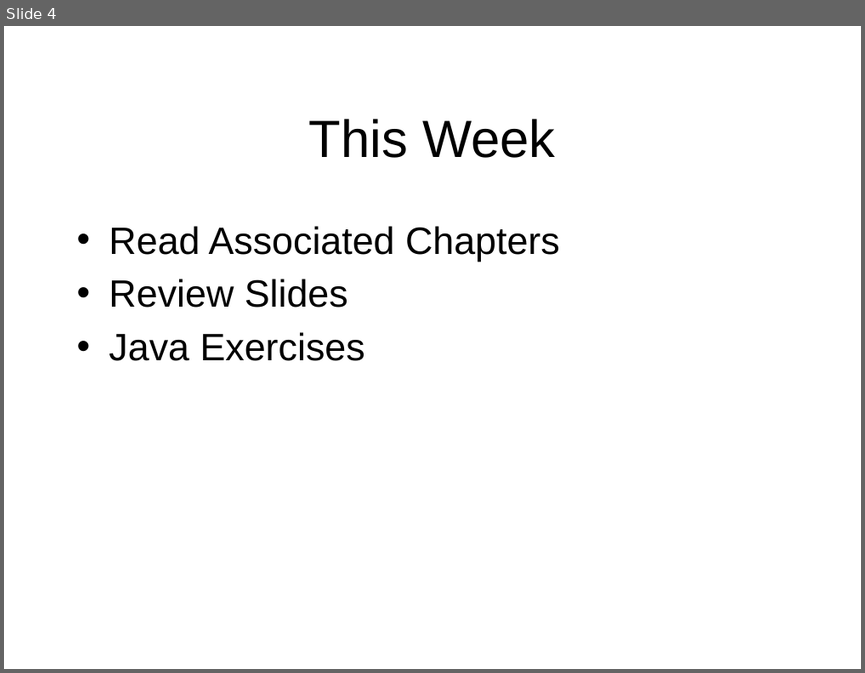
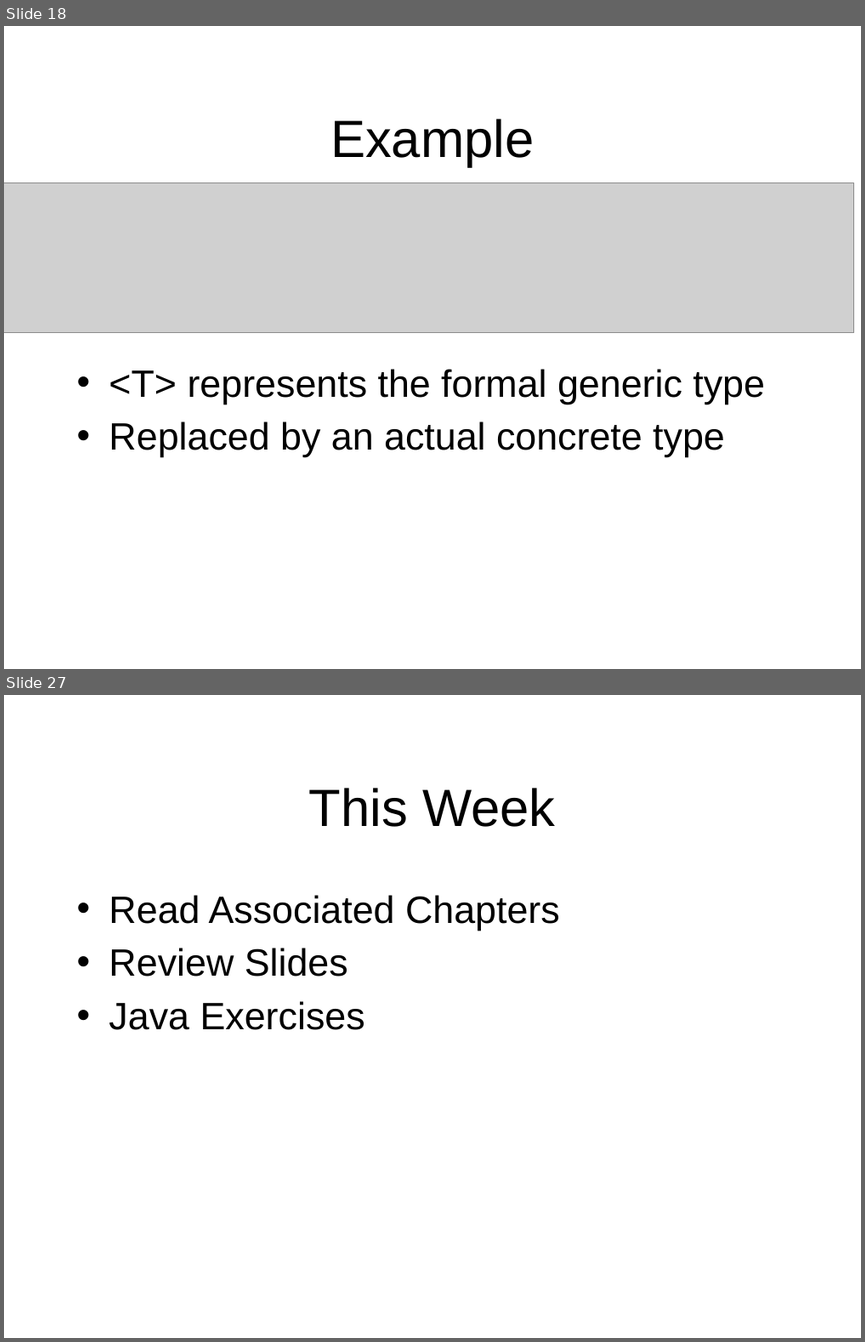
Before and after one commit to octaviordz/zjnu2017.github.io, a slide deck: OOP/lectures/110--Generic.and.Collections.pptx. Shown one above the other, each under a label of ours: slide 4 before the commit, slides 18 and 27 after it; the slides between them are not shown. The pictures are 865x673 and 865x1342 pixels, drawn with LibreOffice and Linux fonts; fonts in the diff are those of the drawing; grey boxes stand for pictures. Boxes give left, top, right and bottom in pixels: in the first picture for what was removed or moved away, otherwise in the second. Text is boxed around its words. In the diff, an @@ line names an element or a change of style, - is before the commit and + after.

```diff
--- a/OOP/lectures/110--Generic.and.Collections.pptx
+++ b/OOP/lectures/110--Generic.and.Collections.pptx
@@ slide 18 added at <box>4,26,861,669</box>, background #FFFFFF @@
@@ title added at <box>330,119,534,167</box>, 44 pt, text #000000 @@
+Example
@@ picture added at <box>4,182,854,333</box> @@
@@ text added at <box>109,369,765,457</box>, 32 pt, text #000000 @@
+• <T> represents the formal generic type
+• Replaced by an actual concrete type
@@ what was slide 4 is now slide 27 @@
```
Also in this commit, not shown: 3 slides changed, 23 other slides added, 1 slide removed, 11 other files.
